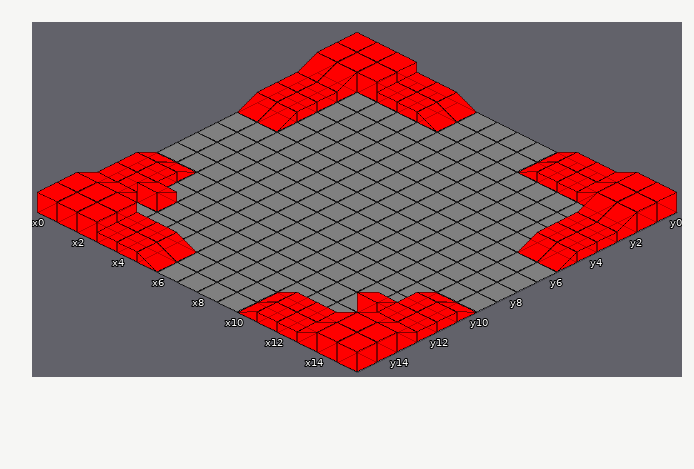
A Tiled map gets an edit: android/assets/maps/IsoTest.tmx. The picture above is the old version.
Cells are 64x32 px. Isometric: x runs down to the right, y down to the left. Shown: x 0..15, y 0..15. Tiles whose own drawing changed are shown in their newer look in all pictures.
New version:
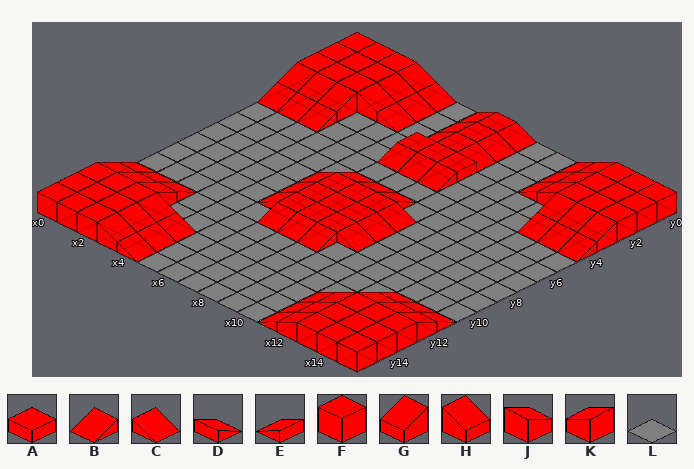
Key: from "Tiles": A 0 "red2", B 1 "red3", C 2 "red4", D 3 "red5", E 4 "red6", F 5 "red7", G 6 "red8", H 7 "red9", J 8 "red10", K 9 "red11", L 10 "base1".
_ is an empty cell.
Change:
Layer "Tile Layer 1":
Tile A replaces tile L in rows 0 to 2 at x 7; in row 3 at x 6 to 8; in rows 7 to 9 at x 6 to 8.
Tile B replaces tile A in row 4 at x 0 to 1 and 14 to 15.
Tile B replaces tile L in row 4 at x 2, 6 to 8 and 13; in row 10 at x 6 to 8.
Tile C replaces tile A in rows 0 to 1 at x 4; in rows 14 to 15 at x 4.
Tile C replaces tile L in rows 0 to 1 at x 8; in row 2 at x 4 and 8; in rows 7 to 9 at x 9; in row 13 at x 4.
Tile D replaces tile A in row 11 at x 0 to 1 and 14 to 15.
Tile D replaces tile L in row 6 at x 6 to 8; in row 11 at x 2 and 13.
Tile E replaces tile A in rows 0 to 1 at x 11; in rows 14 to 15 at x 11.
Tile E replaces tile L in rows 0 to 1 at x 6; in row 2 at x 6 and 11; in rows 7 to 9 at x 5; in row 13 at x 11.
Tile F replaces tile G in row 2 at x 0 to 1 and 14 to 15.
Tile F replaces tile J in row 13 at x 0 to 1 and 14 to 15.
Tile F replaces tile K in rows 0 to 1 at x 13; in rows 14 to 15 at x 13.
Tile F replaces tile L in row 2 at x 2 and 13; in row 13 at x 2 and 13.
Tile G replaces tile A in row 3 at x 0 to 1 and 14 to 15.
Tile G replaces tile L in row 3 at x 2 and 13.
Tile H replaces tile A in rows 0 to 1 at x 3; in rows 14 to 15 at x 3.
Tile H replaces tile L in row 2 at x 3; in row 13 at x 3.
Tile J replaces tile A in row 12 at x 0 to 1 and 14 to 15.
Tile K replaces tile A in rows 0 to 1 at x 12; in rows 14 to 15 at x 12.
Tile K replaces tile L in row 2 at x 12; in row 13 at x 12.
Tile L replaces tile B in row 5 at x 0 to 1 and 14 to 15.
Tile L replaces tile C in rows 0 to 1 at x 5; in rows 14 to 15 at x 5.
Tile L replaces tile D in row 10 at x 0 to 1 and 14 to 15.
Tile L replaces tile E in rows 0 to 1 at x 10; in rows 14 to 15 at x 10.
The edit erases tile L in row 12 at x 12.
Boxes around the changes in both pictures, in picture pixels (x1, y1, x2, y2):
changed: (237, 52, 637, 272)
changed: (77, 152, 197, 272)
changed: (237, 292, 477, 333)
